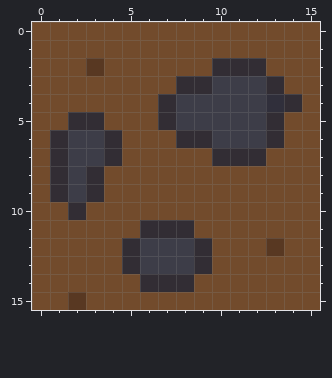
Two states of a pixel-art sprite, src/assets/World/Blocks/dirtStone.png. That is the earlier state.
The file is 48x48 pixels, drawn in blocks of 3x3; one block is one cell here. Colours within 5 levels of each other are drawn and written as one.
After the commit:
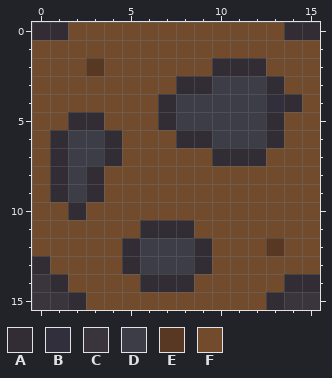
Palette (. is transparent): A #322d34  B #302f3b  C #3a353d  D #3d3d48  E #583822  F #724b2c
Diff:
{"y":0,"x":0,"old":"FF","new":"AA"}
{"y":0,"x":14,"old":"FF","new":"AA"}
{"y":13,"x":0,"old":"F","new":"A"}
{"y":14,"x":0,"old":"FF","new":"CA"}
{"y":14,"x":14,"old":"FF","new":"AA"}
{"y":15,"x":0,"old":"FFE","new":"CCA"}
{"y":15,"x":13,"old":"FFF","new":"ACC"}
{"label":"changed","picture_box":[32,22,68,40]}
{"label":"changed","picture_box":[284,22,320,40]}
{"label":"changed","picture_box":[32,256,86,310]}
{"label":"changed","picture_box":[266,274,320,310]}
